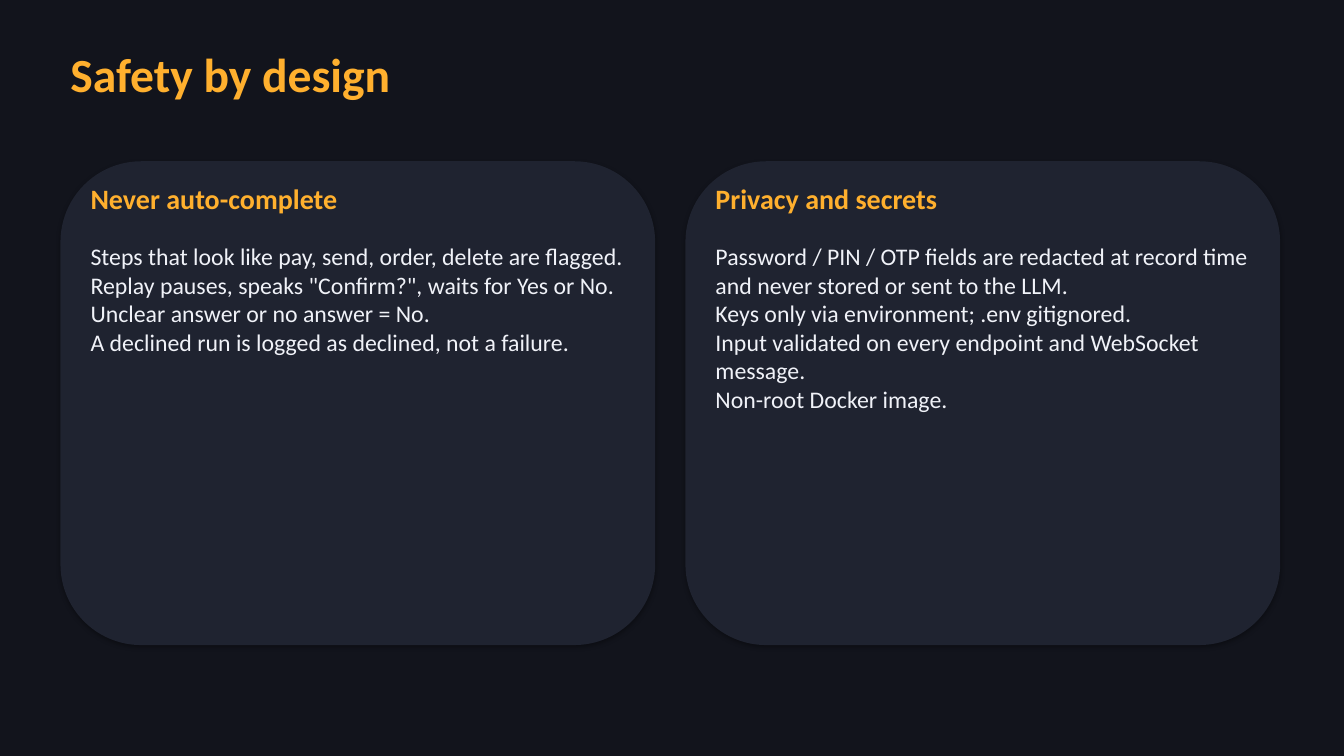
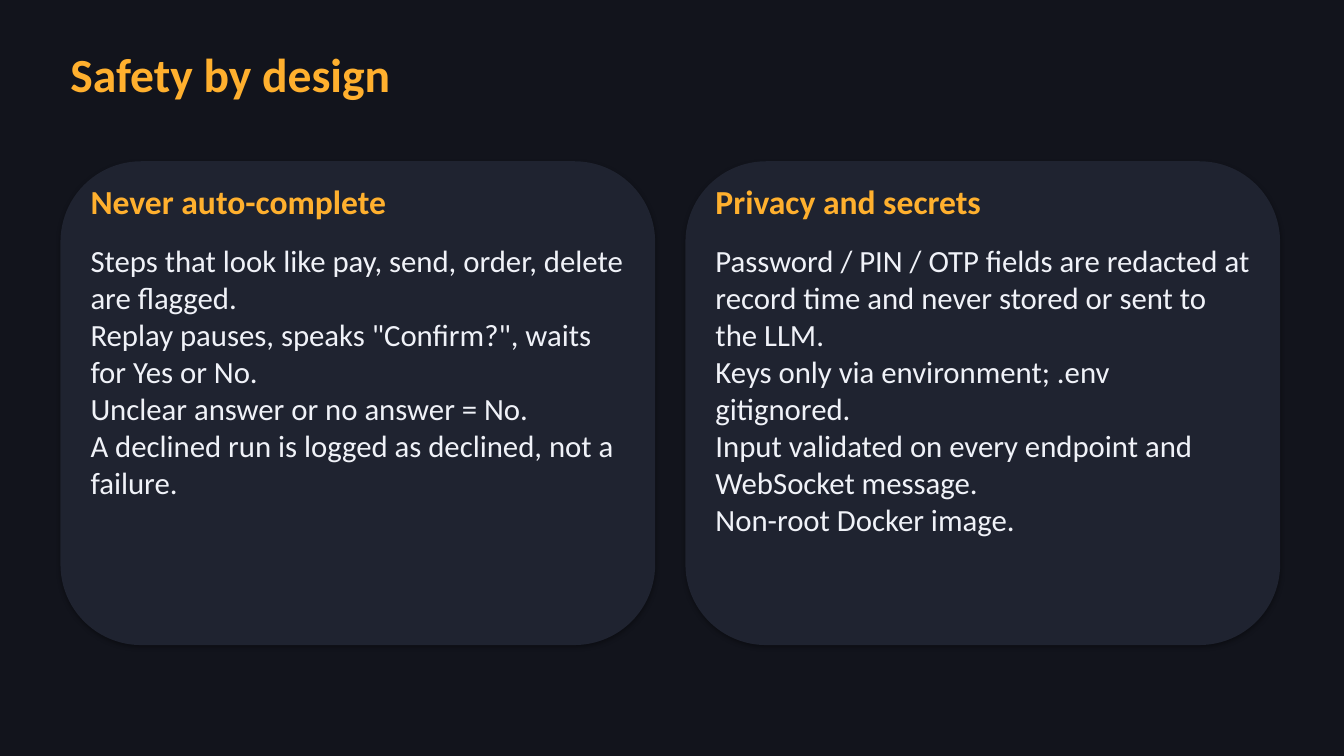
Before and after one commit to AayushiMakker/Teachable_Voice_Automation, a slide deck: slide 9 of submission/SRM_University_Kattankulathur_Chennai_Ciphera_s_Presentation.pptx. Drawn at 1344x756 pixels with LibreOffice and Linux fonts; fonts in the diff are those of the drawing. Boxes give left, top, right and bottom in pixels: in the first picture for what was removed or moved away, otherwise in the second. Text is boxed around its words. In the diff, an @@ line names an element or a change of style, - is before the commit and + after.

Commit message:
Deck: fix overflow found by rendering, larger text, real metric numbers

```diff
--- a/submission/SRM_University_Kattankulathur_Chennai_Ciphera_s_Presentation.pptx
+++ b/submission/SRM_University_Kattankulathur_Chennai_Ciphera_s_Presentation.pptx
@@ text "Never auto-complete" at [91,190,386,220]: size 20 to 24 pt @@
@@ text "Privacy and secrets" at [715,190,981,220]: size 20 to 24 pt @@
@@ text "Steps that look like pay, ..." at [91,250,623,495]: size 17 to 22 pt @@
@@ text "Password / PIN / OTP ..." at [715,250,1250,537]: size 17 to 22 pt @@
```
Also in this commit, not shown: 9 other slides changed.
